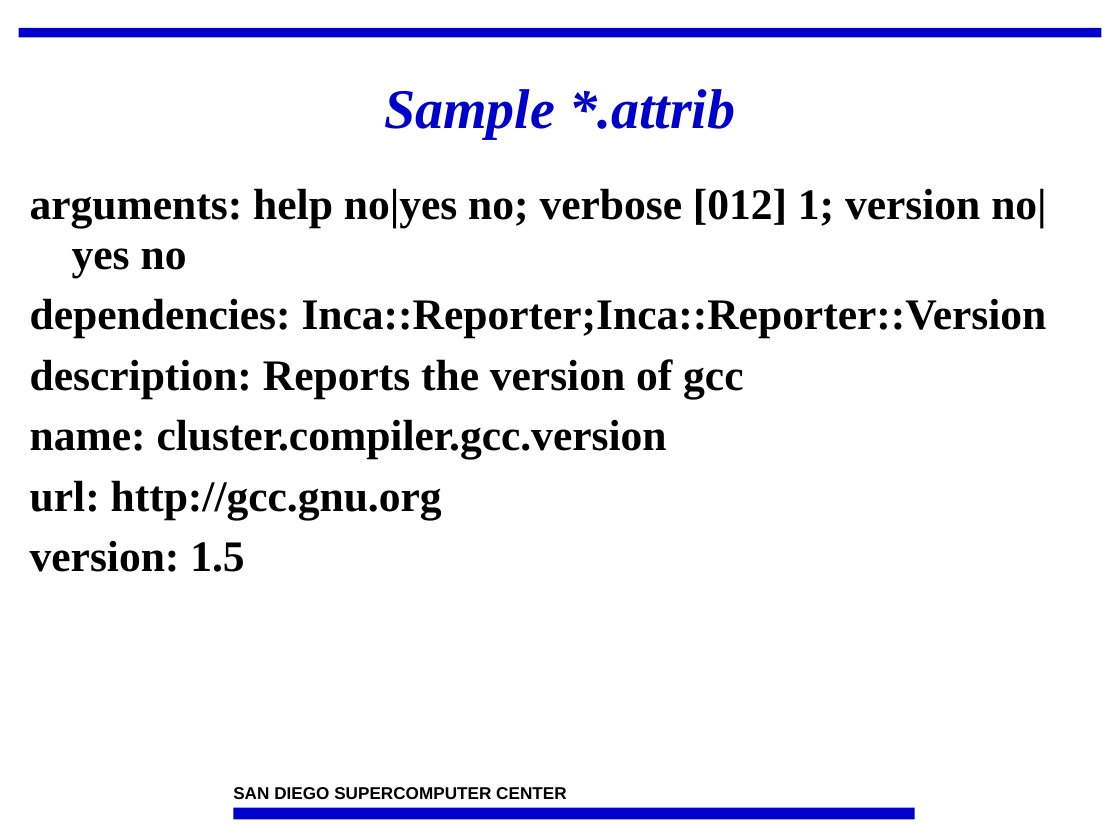
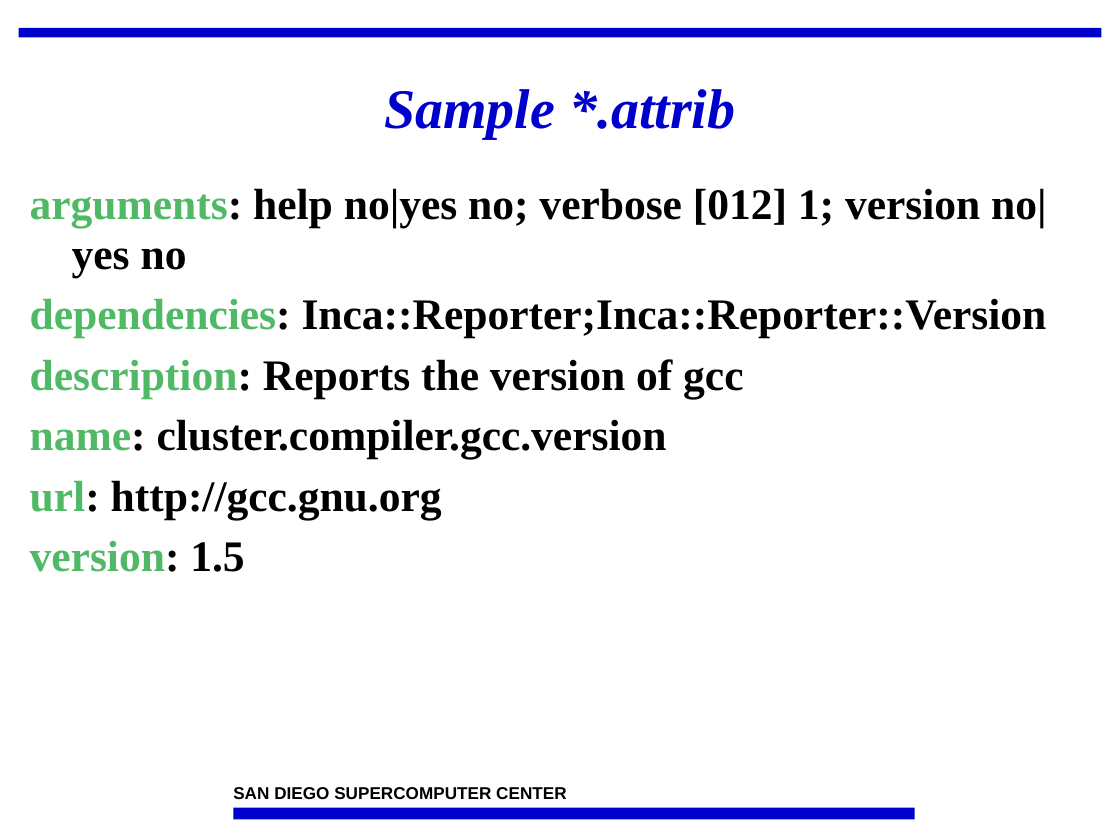
Before and after one commit to IncaProject/inca-xsede, a slide deck: slide 29 of talks/feb-06-workshop/incaReporters.ppt. Drawn at 1120x840 pixels with LibreOffice and Linux fonts; fonts in the diff are those of the drawing; background and template pictures are left out. Boxes give left, top, right and bottom in pixels: in the first picture for what was removed or moved away, otherwise in the second. Text is boxed around its words. In the diff, an @@ line names an element or a change of style, - is before the commit and + after.

```diff
--- a/talks/feb-06-workshop/incaReporters.ppt
+++ b/talks/feb-06-workshop/incaReporters.ppt
@@ text "arguments: help no|yes no; verbose ..." at [30,188,1047,572]: text colour #000000 to #50B965 in "arguments:", "dependencies:", "description:", "name:" and 2 more places @@
```
Also in this commit, not shown: 2 other files.
